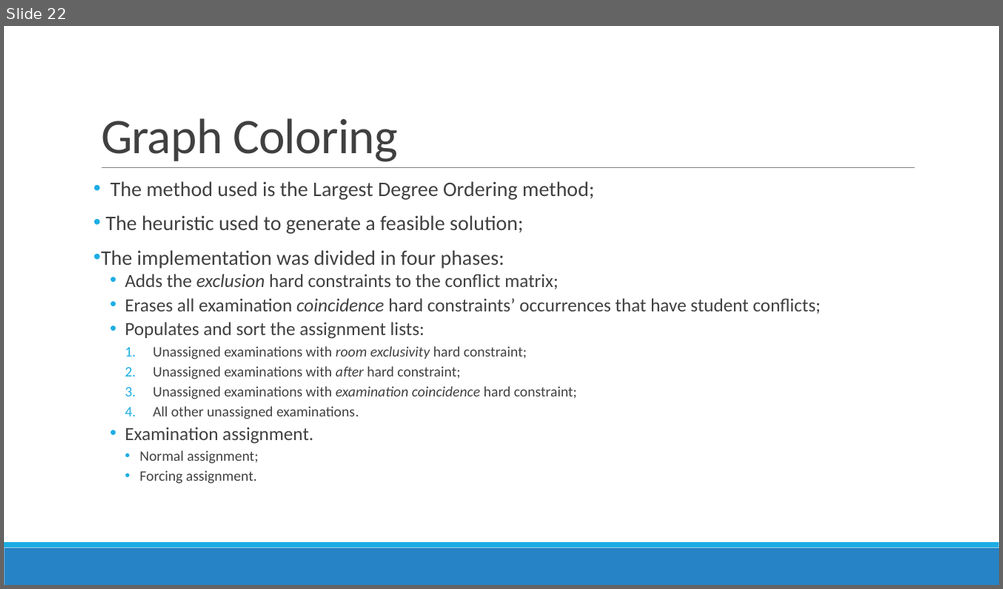
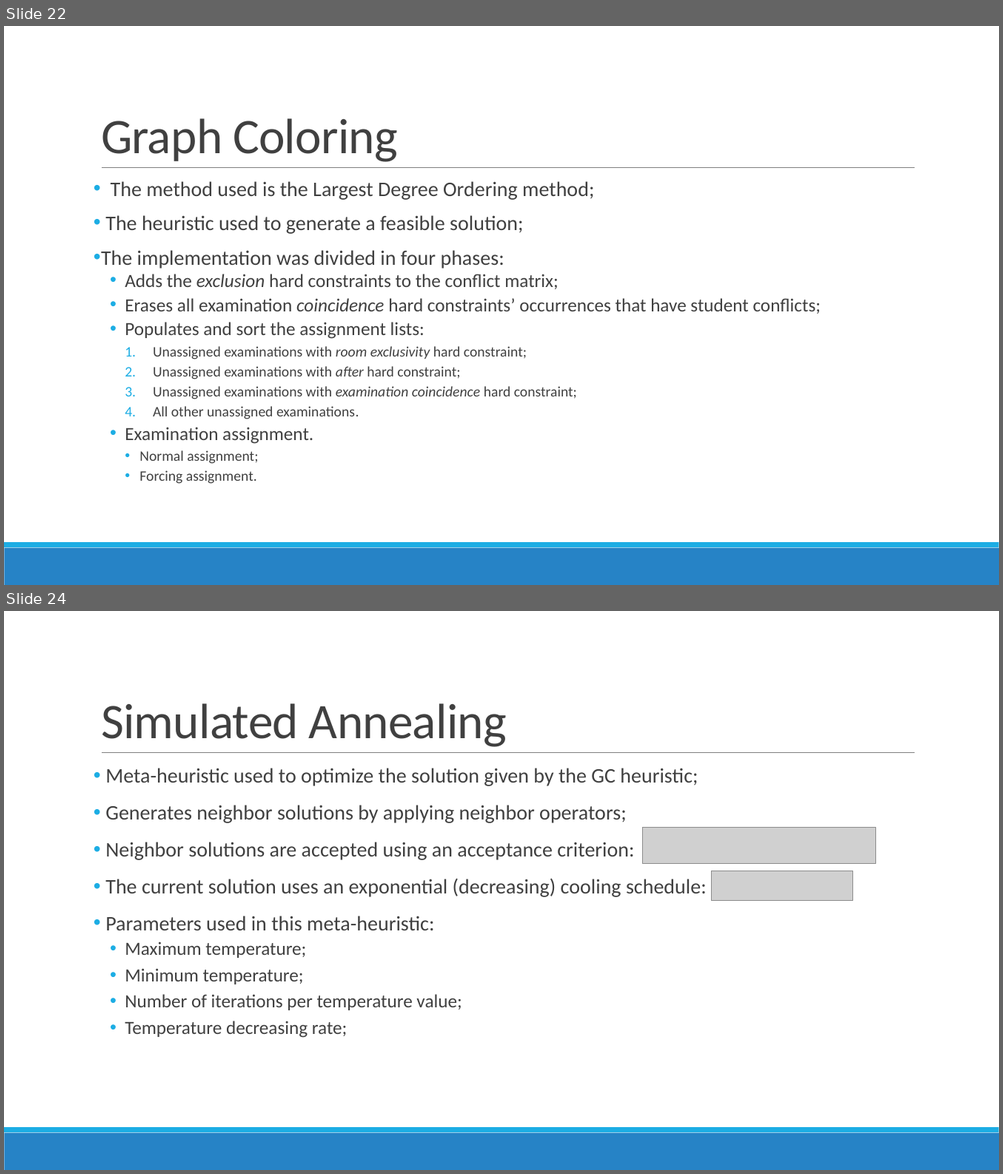
Before and after one commit to devilsdante/isel-examtimetabling-2014-2015, a slide deck: doc/Apresentação Oral/Examination Timetabling Automation using Hybrid Meta-heuristics.pptx. Shown one above the other, each under a label of ours: slide 22 before the commit, slides 22 and 24 after it; the slides between them are not shown. The pictures are 1003x589 and 1003x1174 pixels, drawn with LibreOffice and Linux fonts; fonts in the diff are those of the drawing; grey boxes stand for pictures. Boxes give left, top, right and bottom in pixels: in the first picture for what was removed or moved away, otherwise in the second. Text is boxed around its words. In the diff, an @@ line names an element or a change of style, - is before the commit and + after.

```diff
--- a/doc/Apresentação Oral/Examination Timetabling Automation using Hybrid Meta-heuristics.pptx
+++ b/doc/Apresentação Oral/Examination Timetabling Automation using Hybrid Meta-heuristics.pptx
@@ slide 24 added at (4, 611, 999, 1170), background #FFFFFF; not listed: 3 template elements that a slide beside it also shows @@
@@ title added at (101, 703, 506, 747), 48 pt, text #404040 @@
+Simulated Annealing
@@ text added at (105, 768, 706, 1038), 20 pt, text #404040 @@
+• Meta-heuristic used to optimize the solution given by the GC heuristic;
+• Generates neighbor solutions by applying neighbor operators;
+• Neighbor solutions are accepted using an acceptance criterion:
+• The current solution uses an exponential (decreasing) cooling schedule:
+• Parameters used in this meta-heuristic:
+  • Maximum temperature;
+  • Minimum temperature;
+  • Number of iterations per temperature value;
+  • Temperature decreasing rate;
@@ picture added at (643, 827, 876, 864) @@
@@ picture added at (711, 871, 853, 901) @@
```
Also in this commit, not shown: 5 slides changed, 7 other slides added, 2 other files.
